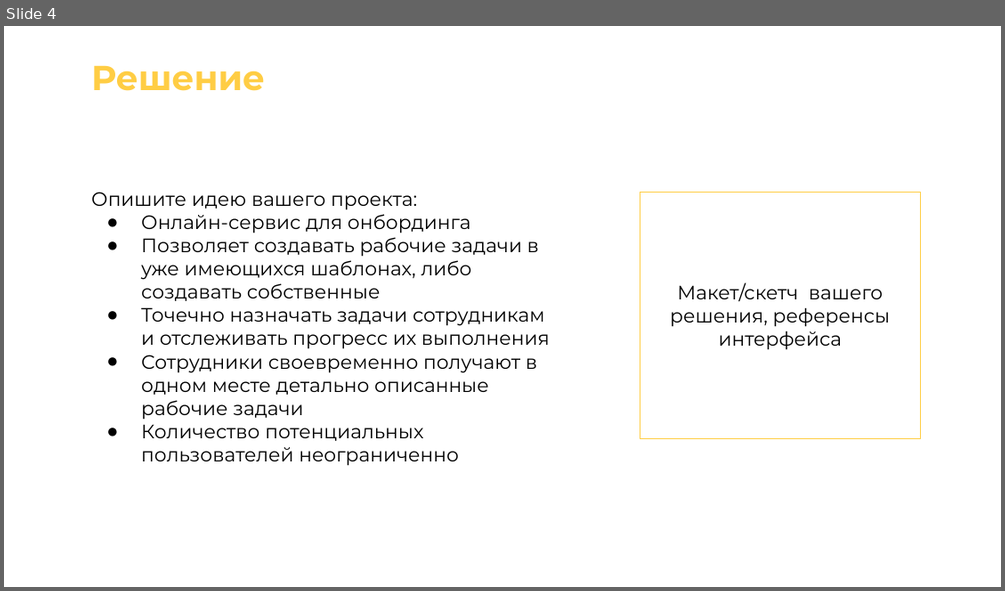
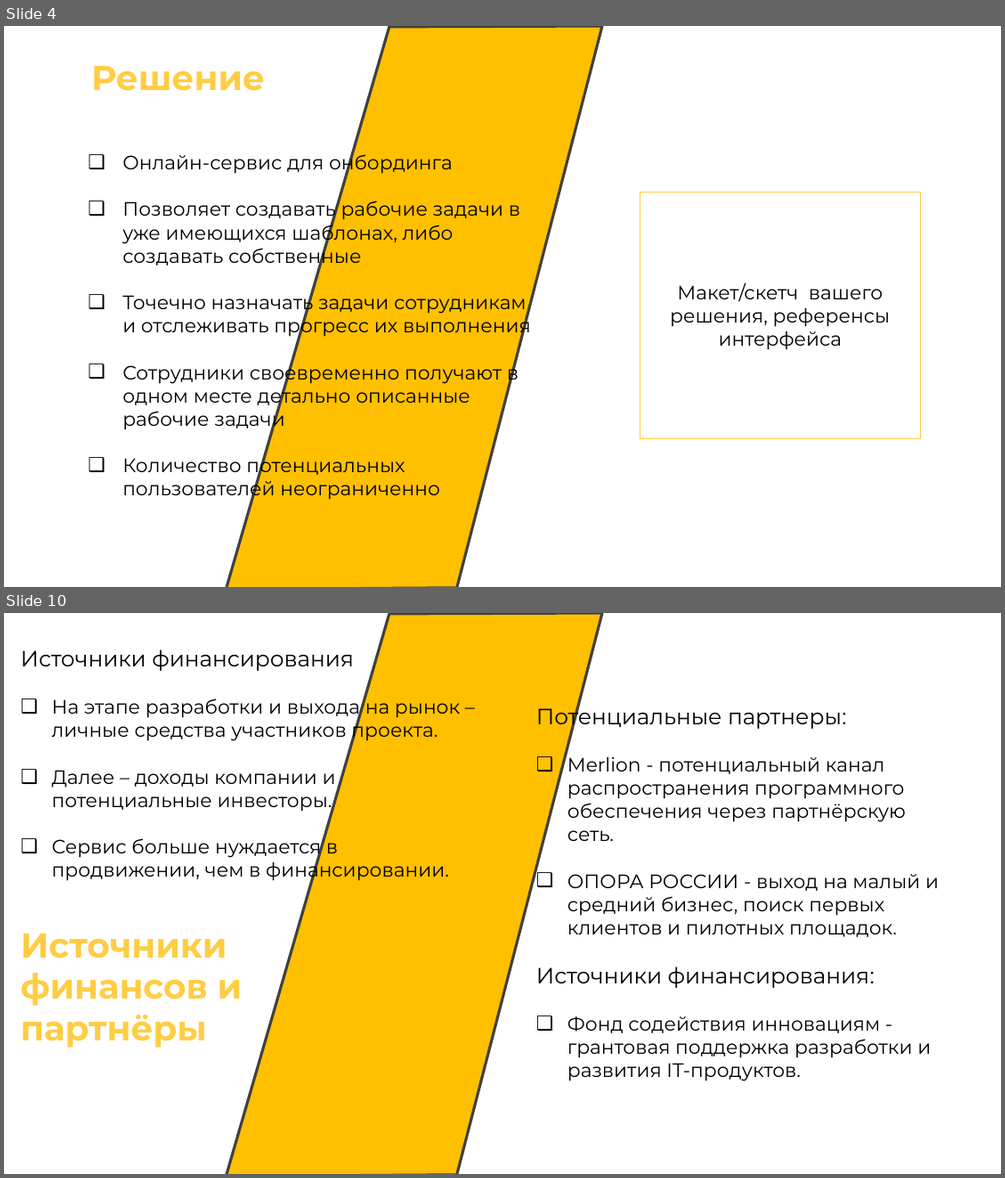
Before and after one commit to zetLighter/tech-pred, a slide deck: Шаблон презентации.pptx. Shown one above the other, each under a label of ours: slide 4 before the commit, slides 4 and 10 after it; the slides between them are not shown. The pictures are 1005x591 and 1005x1178 pixels, drawn with LibreOffice and Linux fonts; fonts in the diff are those of the drawing. Boxes give left, top, right and bottom in pixels: in the first picture for what was removed or moved away, otherwise in the second. Text is boxed around its words. In the diff, an @@ line names an element or a change of style, - is before the commit and + after.

```diff
--- a/Шаблон презентации.pptx
+++ b/Шаблон презентации.pptx
@@ slide 10 added at (x1=4, y1=613, x2=1001, y2=1174), background #FFFFFF; not listed: 1 template element that a slide beside it also shows @@
@@ text added at (x1=21, y1=649, x2=460, y2=882), 14 pt, text #000000 @@
+Источники финансирования
+❑ На этапе разработки и выхода на рынок – личные средства участников проекта.
+❑ Далее – доходы компании и потенциальные инвесторы.
+❑ Сервис больше нуждается в продвижении, чем в финансировании.
@@ text added at (x1=536, y1=703, x2=938, y2=1081), 14 pt, text #000000 @@
+Потенциальные партнеры:
+❑ Merlion - потенциальный канал распространения программного обеспечения через партнёрскую сеть.
+❑ ОПОРА РОССИИ - выход на малый и средний бизнес, поиск первых клиентов и пилотных площадок.
+Источники финансирования:
+❑ Фонд содействия инновациям - грантовая поддержка разработки и развития IT-продуктов.
@@ text added at (x1=21, y1=933, x2=243, y2=1047), 25 pt, text #FFCD44, bold @@
+Источники финансов и партнёры
@@ slide 4 changed as well @@
@@ freeform shape added at (x1=226, y1=26, x2=602, y2=587), fill #FFC000, outline #404040 2 pt @@
@@ text "Онлайн-сервис для онбординга" moved from (x1=91, y1=192, x2=550, y2=466) to (x1=122, y1=151, x2=531, y2=500) @@
@@ text "Онлайн-сервис для онбординга" at (x1=122, y1=151, x2=531, y2=500): bullet ● to ❑ @@
@@ text at (x1=91, y1=192, x2=417, y2=210): paragraph removed @@
-Опишите идею вашего проекта:
```
Also in this commit, not shown: 4 other slides changed, 5 other slides added, 6 slides removed, 1 other file.
